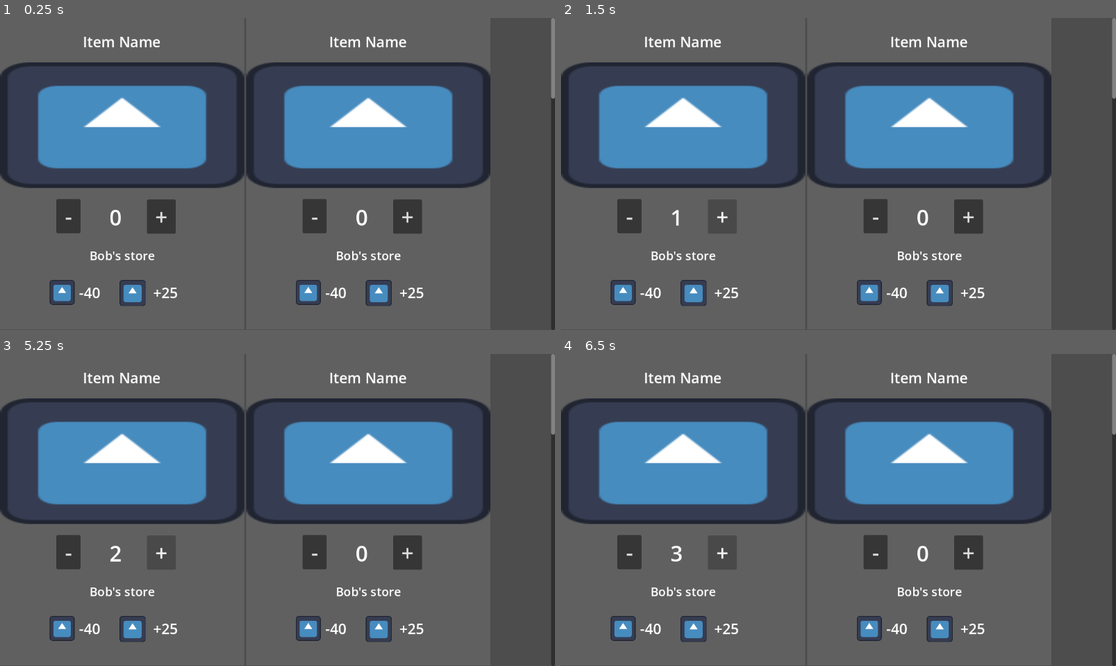
Above: before the commit, frames 1-4 (two rows, left to right).
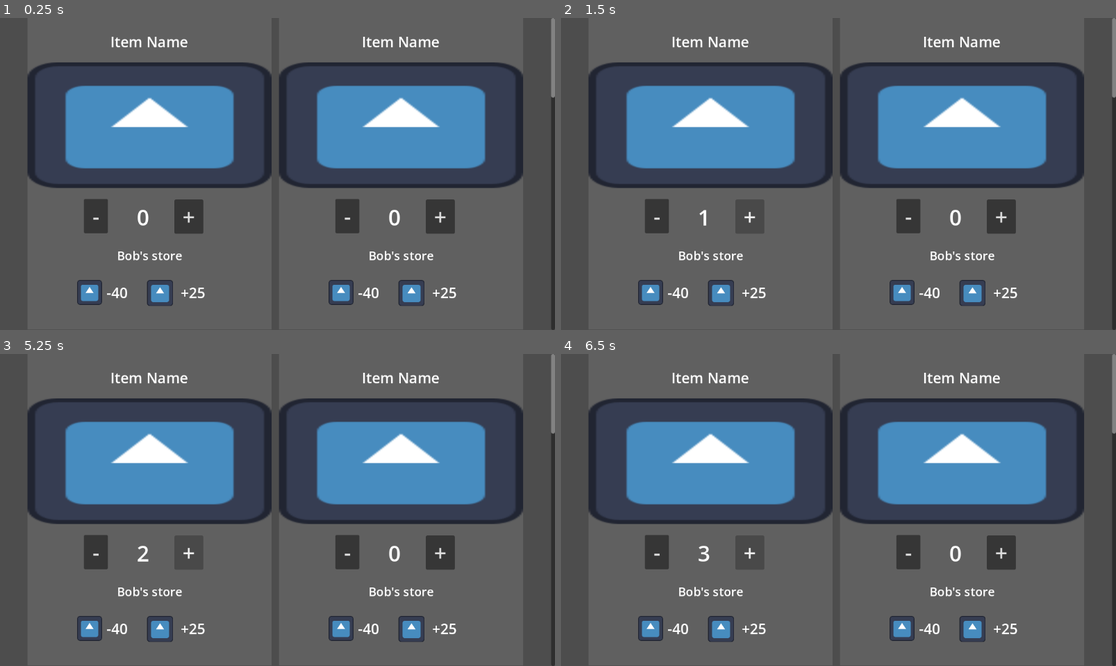
Above: after the commit, the same moments.

Repository: asiderys/ROOT16-Game-Jam
Game: Godot game, scene res://Restocking.tscn
Same seed, same stepped clock (60 frames per second), same inputs: the game is played once before the commit and once after it. This scene is started directly instead of the project's main scene. The engine's default icon, where the game draws it, is replaced by a stand-in: a white triangle on a blue panel in a dark square.
Inputs:
- Up to frame 1 (0.25 s): no input
- Up to frame 2 (1.5 s): click "-" at 0.5 s; click "+" at 1.25 s
- Up to frame 3 (5.25 s): click "-" at 2 s; click "+" at 2.75 s; click "-" at 3.5 s; click "+" at 4.25 s; tap Enter at 5 s
- Up to frame 4 (6.5 s): tap Space at 5.75 s

The runs differ from the first frame. In frame 1, 21% of the frame differs, in the area x 0-100%, y 6-93%; in frame 2, 20%; in frame 3, 20%; in frame 4, 20%.

Commit message:
Adjusted layout of tiles

Diff:
--- a/Restocking.tscn
+++ b/Restocking.tscn
@@ -21,8 +21,10 @@
 
 [node name="VBoxContainer" type="GridContainer" parent="ScrollContainer" unique_id=2145477403]
 layout_mode = 2
-size_flags_horizontal = 3
+size_flags_horizontal = 6
 size_flags_vertical = 3
+theme_override_constants/h_separation = 15
+theme_override_constants/v_separation = 15
 columns = 2
 
 [node name="ProductCard2" parent="ScrollContainer/VBoxContainer" unique_id=897568947 instance=ExtResource("1_575rj")]
